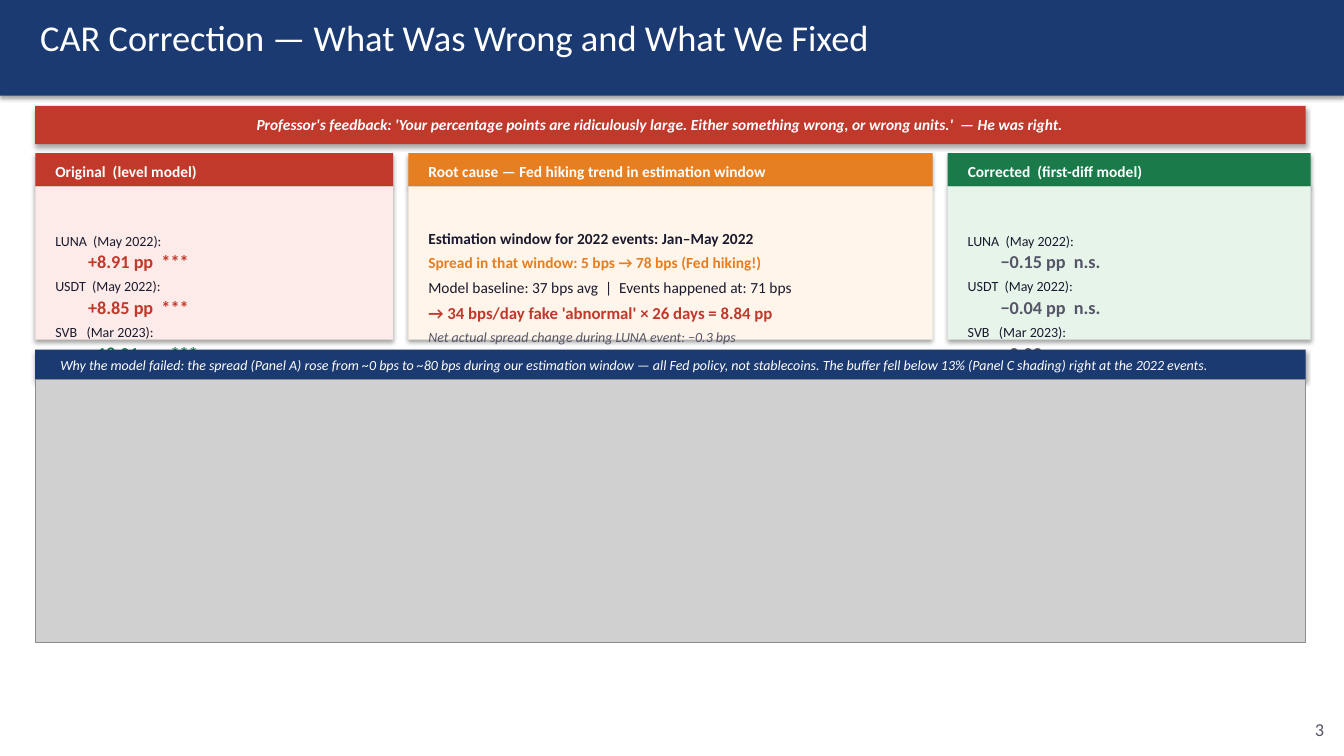
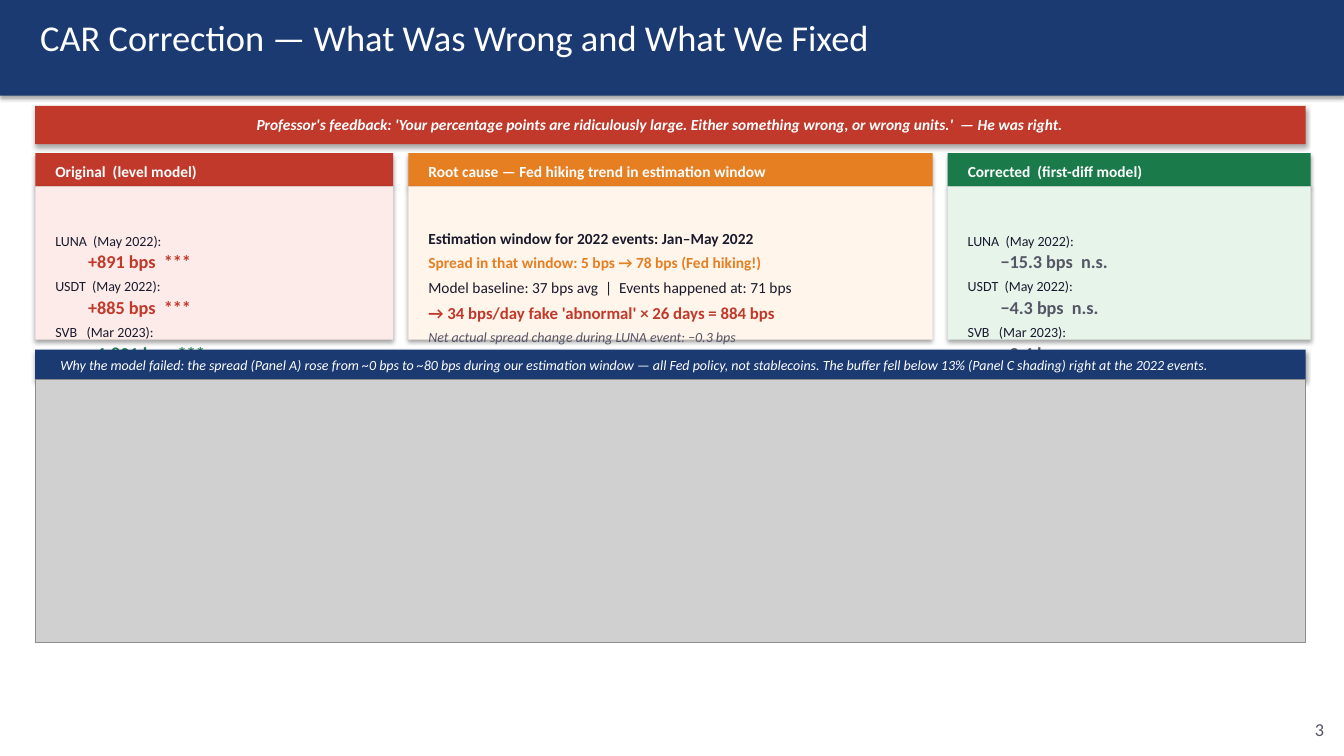
Before and after one commit to kimmireu0921/Stablecoins-and-the-Exorbitant-Privilege, a slide deck: slide 3 of presentations/0602_Stablecoin_Exorbitant_Privilege.pptx. Drawn at 1344x756 pixels with LibreOffice and Linux fonts; fonts in the diff are those of the drawing; grey boxes stand for pictures. Boxes give left, top, right and bottom in pixels: in the first picture for what was removed or moved away, otherwise in the second. Text is boxed around its words. In the diff, an @@ line names an element or a change of style, - is before the commit and + after.

```diff
--- a/presentations/0602_Stablecoin_Exorbitant_Privilege.pptx
+++ b/presentations/0602_Stablecoin_Exorbitant_Privilege.pptx
@@ text at bbox=[88, 255, 156, 271]: text changed @@
-+8.91 pp ***
++891 bps ***
@@ text at bbox=[1001, 255, 1108, 271]: text changed @@
-−0.15 pp n.s.
+−15.3 bps n.s.
@@ text at bbox=[88, 301, 156, 317]: text changed @@
-+8.85 pp ***
++885 bps ***
@@ text at bbox=[447, 307, 775, 322]: text changed @@
-→ 34 bps/day fake 'abnormal' × 26 days = 8.84 pp
+→ 34 bps/day fake 'abnormal' × 26 days = 884 bps
@@ text at bbox=[1001, 301, 1099, 317]: text changed @@
-−0.04 pp n.s.
+−4.3 bps n.s.
@@ text at bbox=[88, 345, 170, 365]: text changed @@
-−18.01 pp ***
+−1,801 bps ***
@@ text at bbox=[1001, 345, 1099, 365]: text changed @@
-−0.02 pp n.s.
+−2.4 bps n.s.
```
Also in this commit, not shown: 4 other slides changed, 8 other files.
